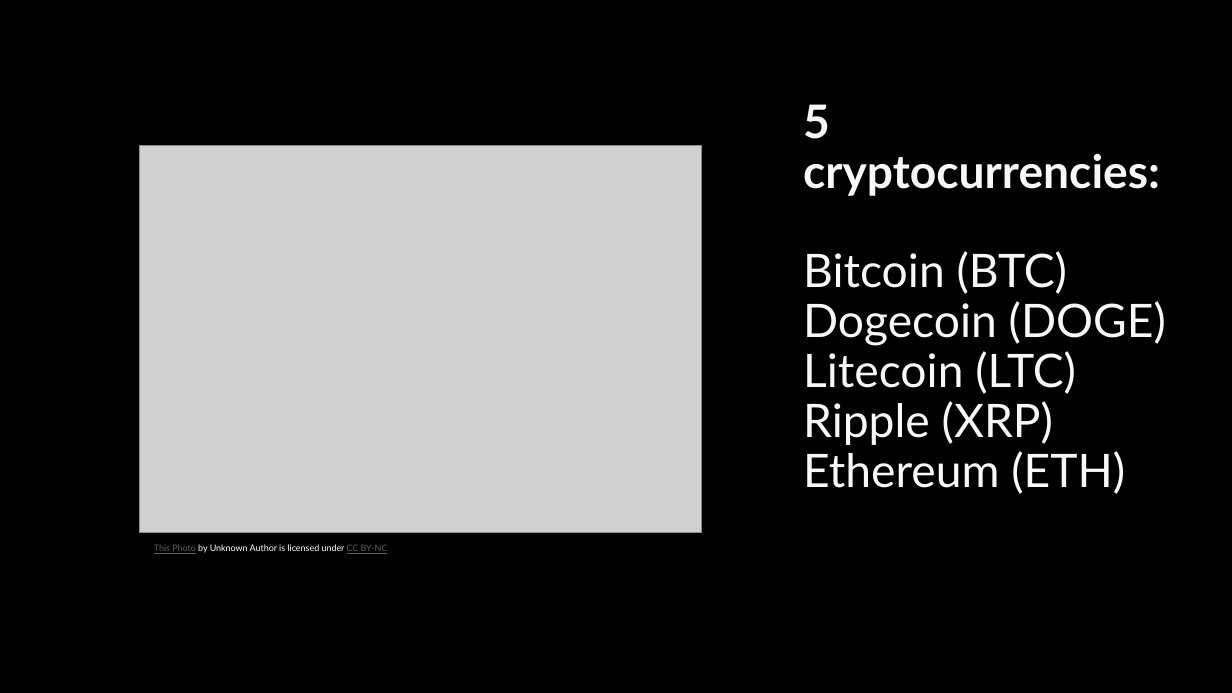
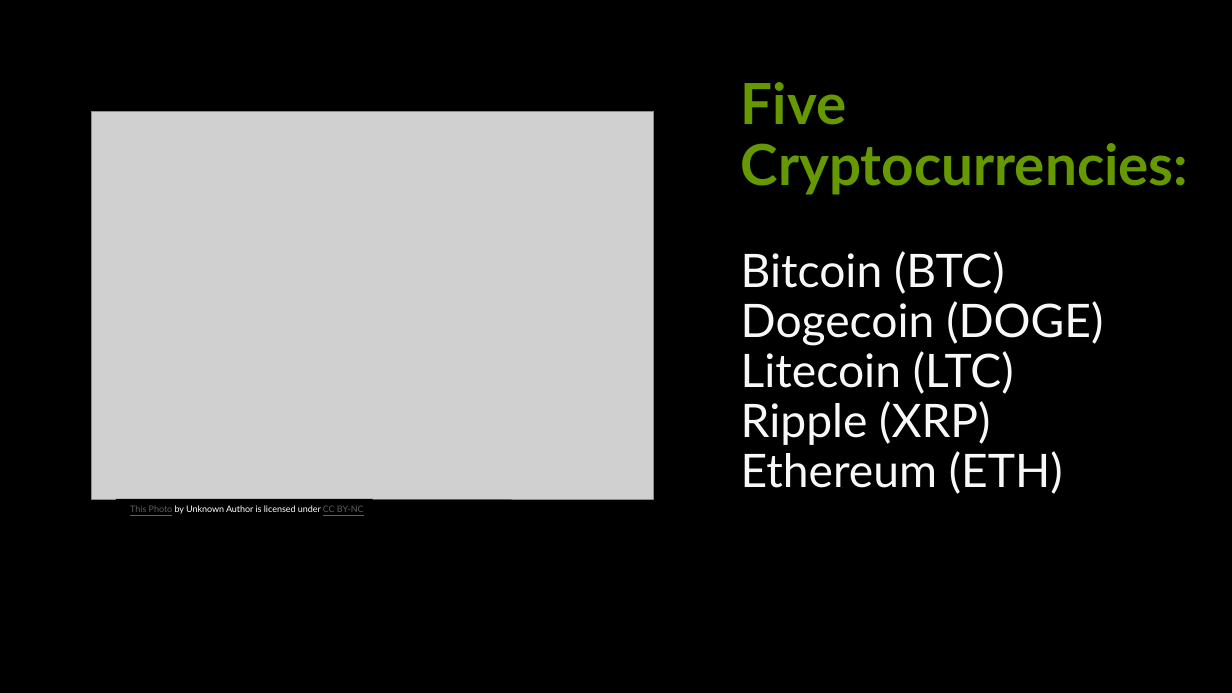
Before and after one commit to tylerfallon/The-Omniscient-Crypto-Oracle, a slide deck: slide 3 of The Omniscient Crypto Oracle.pptx. Drawn at 1232x693 pixels with LibreOffice and Linux fonts; fonts in the diff are those of the drawing; grey boxes stand for pictures; background and template pictures are left out. Boxes give left, top, right and bottom in pixels: in the first picture for what was removed or moved away, otherwise in the second. Text is boxed around its words. In the diff, an @@ line names an element or a change of style, - is before the commit and + after.

```diff
--- a/The Omniscient Crypto Oracle.pptx
+++ b/The Omniscient Crypto Oracle.pptx
@@ picture: place and size @@
-picture at bbox=[140, 145, 701, 532]
+picture at bbox=[91, 112, 653, 499]
@@ title at bbox=[741, 143, 1189, 494]: text changed @@
-5 cryptocurrencies:
-Bitcoin (BTC)
-Dogecoin (DOGE)
-Litecoin (LTC)
-Ripple (XRP)
-Ethereum (ETH)
+Five Cryptocurrencies:
+Bitcoin (BTC)
+Dogecoin (DOGE)
+Litecoin (LTC)
+Ripple (XRP)
+Ethereum (ETH)
@@ rectangle "This Photo by Unknown Author ...": place and size @@
-rectangle "This Photo by Unknown Author ..." at bbox=[154, 544, 388, 553]
+rectangle "This Photo by Unknown Author ..." at bbox=[116, 499, 372, 519]
```
Also in this commit, not shown: 12 other slides changed.
